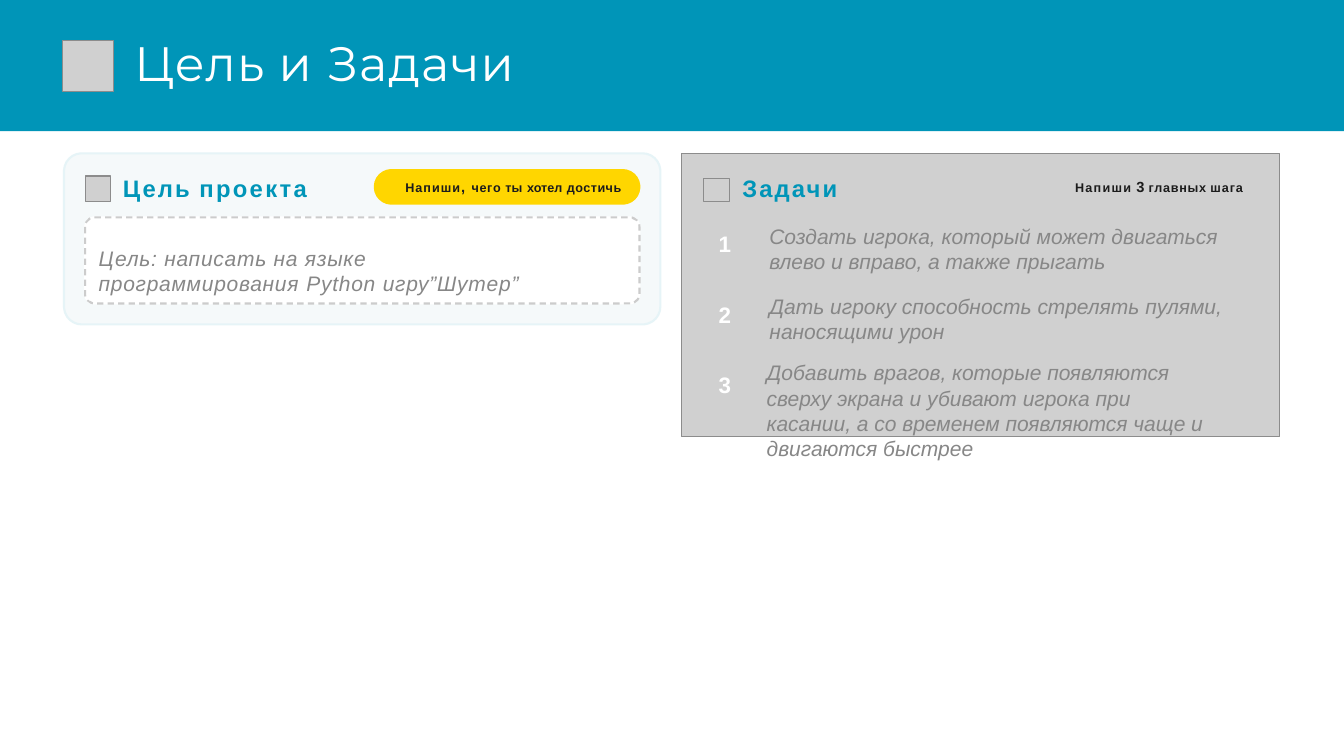
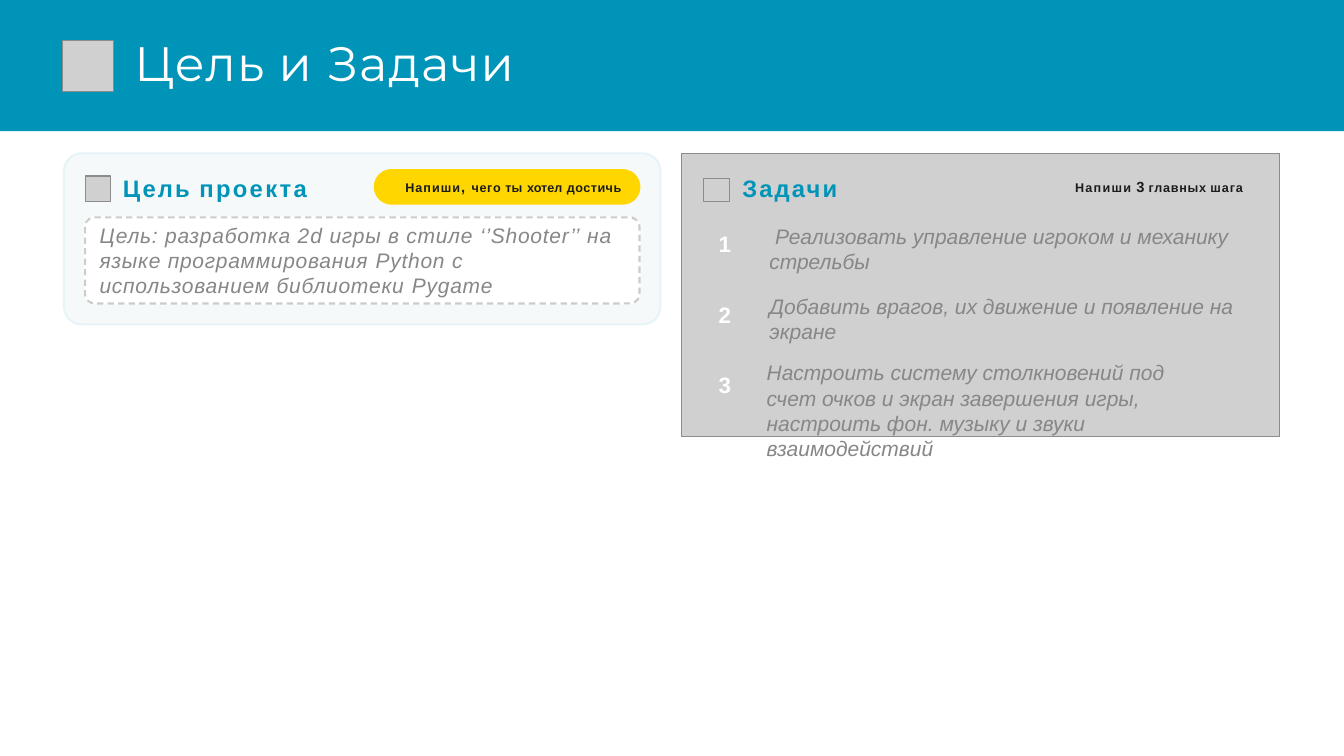
Before and after one commit to windowgate173-ship-it/shooter, a slide deck: slide 2 of Презентация защиты (1).pptx. Drawn at 1344x756 pixels with LibreOffice and Linux fonts; fonts in the diff are those of the drawing; grey boxes stand for pictures; background and template pictures are left out. Boxes give left, top, right and bottom in pixels: in the first picture for what was removed or moved away, otherwise in the second. Text is boxed around its words. In the diff, an @@ line names an element or a change of style, - is before the commit and + after.

```diff
--- a/Презентация защиты (1).pptx
+++ b/Презентация защиты (1).pptx
@@ text at (100, 228, 611, 297): text changed @@
-Цель: написать на языке программирования Python игру”Шутер”
+Цель: разработка 2d игры в стиле ‘’Shooter’’ на языке программирования Python с использованием библиотеки Pygame
@@ text at (769, 230, 1228, 273): text changed @@
-Создать игрока, который может двигаться влево и вправо, а также прыгать
+Реализовать управление игроком и механику стрельбы
@@ text at (769, 299, 1233, 343): text changed @@
-Дать игроку способность стрелять пулями, наносящими урон
+Добавить врагов, их движение и появление на экране
@@ text at (767, 365, 1164, 456): text changed @@
-Добавить врагов, которые появляются сверху экрана и убивают игрока при касании, а со временем появляются чаще и двигаются быстрее
+Настроить систему столкновений под счет очков и экран завершения игры, настроить фон. музыку и звуки взаимодействий
```
Also in this commit, not shown: 6 other slides changed, 1 other file.
